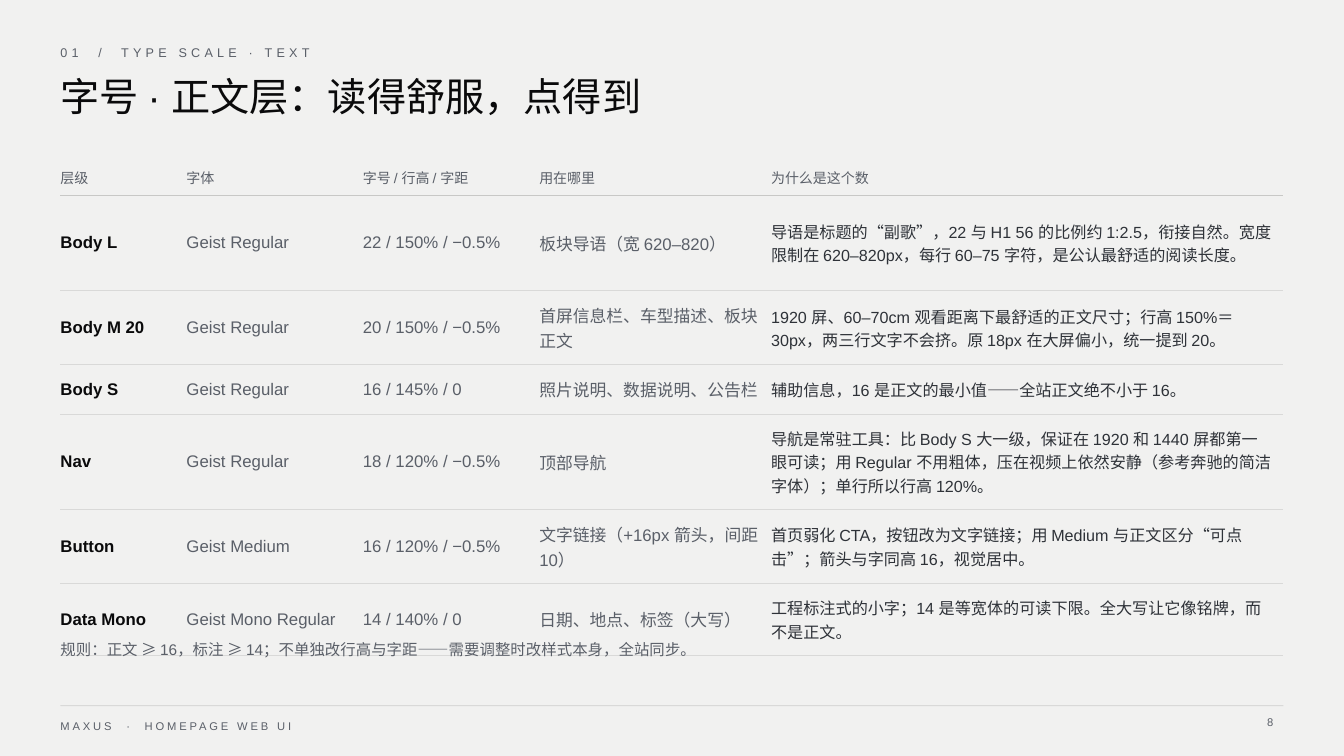
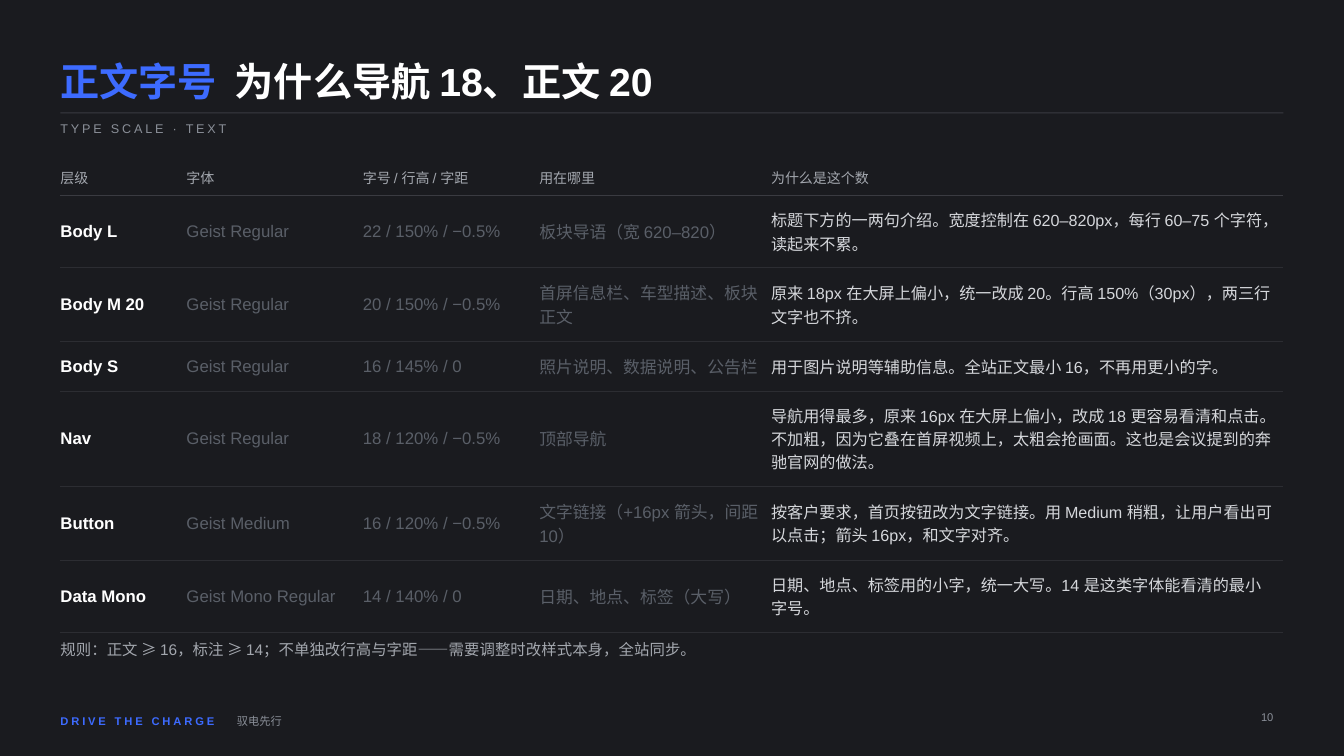
Before and after one commit to deko009/Claude, a slide deck: slide 10 of deck/MAXUS_首页WebUI_设计解说.pptx (slide 8 before the commit). Drawn at 1344x756 pixels with LibreOffice and Linux fonts; fonts in the diff are those of the drawing. Boxes give left, top, right and bottom in pixels: in the first picture for what was removed or moved away, otherwise in the second. Text is boxed around its words. In the diff, an @@ line names an element or a change of style, - is before the commit and + after.

```diff
--- a/deck/MAXUS_首页WebUI_设计解说.pptx
+++ b/deck/MAXUS_首页WebUI_设计解说.pptx
@@ background #F1F1F0 to #1A1B1F @@
@@ text "正文字号 为什么导航 18、正文 20" at (x1=60, y1=62, x2=653, y2=100): vertical alignment top to bottom @@
@@ text at (x1=60, y1=62, x2=653, y2=100): text changed; text colour #0A0A0B to #FFFFFF; bold on @@
-字号 · 正文层：读得舒服，点得到
+正文字号 为什么导航 18、正文 20
@@ line added from (60, 113) to (1284, 113), #3A3B41 0.75 pt @@
@@ text at (x1=60, y1=124, x2=227, y2=133): text changed; text colour #5A5F68 to #8A8F98 @@
-01 / TYPE SCALE · TEXT
+TYPE SCALE · TEXT
@@ table at (x1=60, y1=161, x2=1284, y2=620) @@
-row 2, column 5: 导语是标题的“副歌”，22 与 H1 56 的比例约 1:2.5，衔接自然。宽度限制在 620–820px，每行 60–75 字符，是公认最舒适的阅读长度。
+row 2, column 5: 标题下方的一两句介绍。宽度控制在 620–820px，每行 60–75 个字符，读起来不累。
-row 3, column 5: 1920 屏、60–70cm 观看距离下最舒适的正文尺寸；行高 150%＝30px，两三行文字不会挤。原 18px 在大屏偏小，统一提到 20。
+row 3, column 5: 原来 18px 在大屏上偏小，统一改成 20。行高 150%（30px），两三行文字也不挤。
-row 4, column 5: 辅助信息，16 是正文的最小值——全站正文绝不小于 16。
+row 4, column 5: 用于图片说明等辅助信息。全站正文最小 16，不再用更小的字。
-row 5, column 5: 导航是常驻工具：比 Body S 大一级，保证在 1920 和 1440 屏都第一眼可读；用 Regular 不用粗体，压在视频上依然安静（参考奔驰的简洁字体）；单行所以行高 120%。
+row 5, column 5: 导航用得最多，原来 16px 在大屏上偏小，改成 18 更容易看清和点击。不加粗，因为它叠在首屏视频上，太粗会抢画面。这也是会议提到的奔驰官网的做法。
-row 6, column 5: 首页弱化 CTA，按钮改为文字链接；用 Medium 与正文区分“可点击”；箭头与字同高 16，视觉居中。
+row 6, column 5: 按客户要求，首页按钮改为文字链接。用 Medium 稍粗，让用户看出可以点击；箭头 16px，和文字对齐。
-row 7, column 5: 工程标注式的小字；14 是等宽体的可读下限。全大写让它像铭牌，而不是正文。
+row 7, column 5: 日期、地点、标签用的小字，统一大写。14 是这类字体能看清的最小字号。
@@ text colour #5A5F68 to #A3A7AE in "层级", "字体", "字号 / 行高 / 字距", "用在哪里" and 1 more places @@
@@ text colour #0A0A0B to #FFFFFF in "Body L", "Body M 20", "Body S", "Nav" and 2 more places @@
@@ borders changed @@
@@ text "规则：正文 ≥ 16，标注 ≥ 14；不单独改行高与字距——需要调整时改样式本身，全站同步。" at (x1=60, y1=642, x2=696, y2=657): text colour #5A5F68 to #A3A7AE @@
@@ line removed from (60, 706) to (1284, 706) @@
@@ text added at (x1=60, y1=717, x2=215, y2=725), 8 pt, text #3D6BFF, bold @@
+DRIVE THE CHARGE
@@ text added at (x1=237, y1=716, x2=282, y2=726), 8 pt, text #8A8F98 @@
+驭电先行
@@ page number added at (x1=1261, y1=713, x2=1273, y2=721), 8 pt, text #8A8F98 @@
+10
@@ page number removed at (x1=1267, y1=718, x2=1273, y2=726) @@
-8
@@ text removed at (x1=60, y1=722, x2=111, y2=730) @@
-MAXUS · HOMEPAGE WEB UI
```
Also in this commit, not shown: 24 other slides changed, 4 slides added, 2 slides removed, 3 other files.
